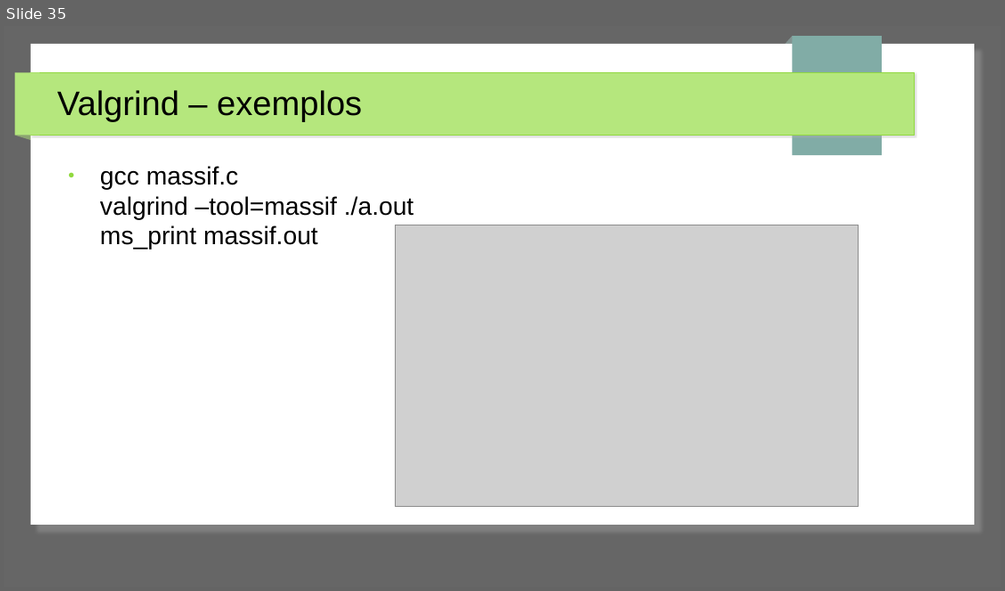
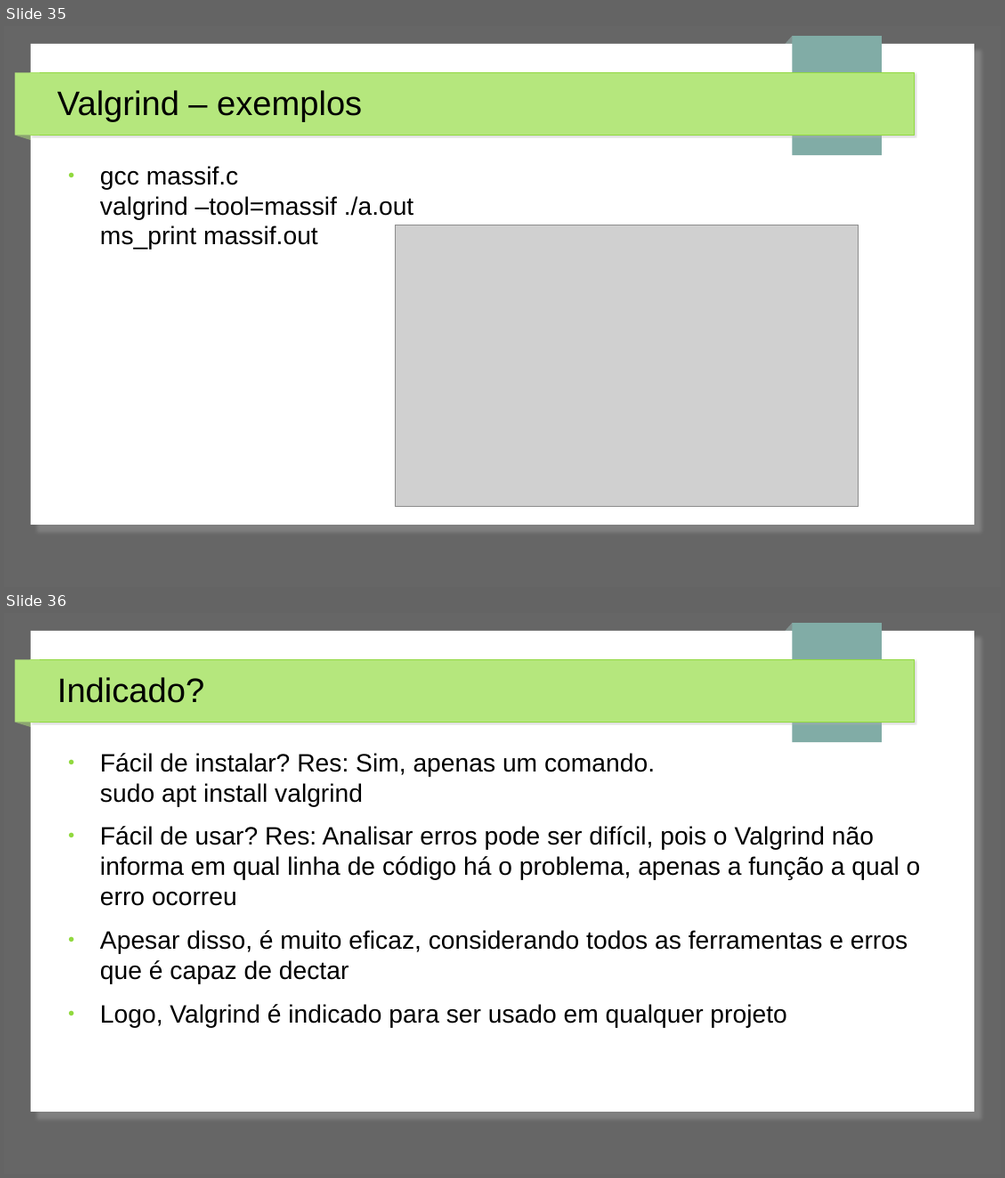
Before and after one commit to jpantonow/SB-T1-ANALISADORES, a slide deck: Slides.odp. Shown one above the other, each under a label of ours: slide 35 before the commit, slides 35 and 36 after it. The pictures are 1005x591 and 1005x1178 pixels, drawn with LibreOffice and Linux fonts; fonts in the diff are those of the drawing; grey boxes stand for pictures. Boxes give left, top, right and bottom in pixels: in the first picture for what was removed or moved away, otherwise in the second. Text is boxed around its words. In the diff, an @@ line names an element or a change of style, - is before the commit and + after.

Commit message:
slides finais valgrind

```diff
--- a/Slides.odp
+++ b/Slides.odp
@@ slide 36 added at bbox=[4, 613, 1001, 1174], background #666666; not listed: 7 template elements that a slide beside it also shows @@
@@ title added at bbox=[57, 677, 204, 703], 27 pt, text #000000 @@
+Indicado?
@@ text added at bbox=[100, 753, 921, 1028], 20 pt, text #000000 @@
+● Fácil de instalar? Res: Sim, apenas um comando.
+  sudo apt install valgrind
+● Fácil de usar? Res: Analisar erros pode ser difícil, pois o Valgrind não informa em qual linha de código há o problema, apenas a função a qual o erro ocorreu
+● Apesar disso, é muito eficaz, considerando todos as ferramentas e erros que é capaz de dectar
+● Logo, Valgrind é indicado para ser usado em qualquer projeto
```
